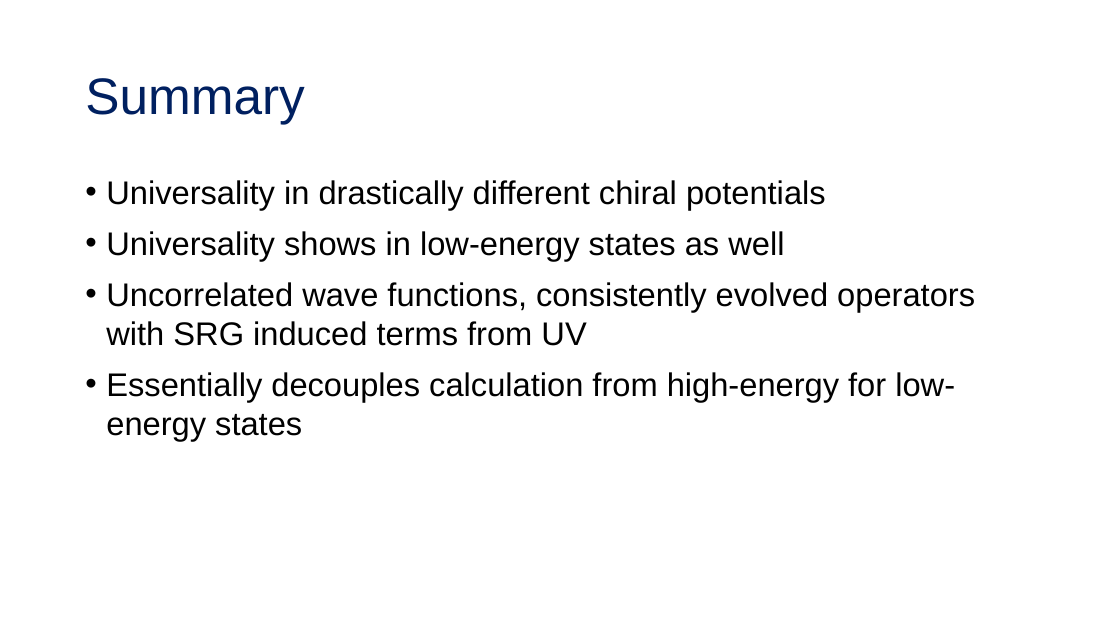
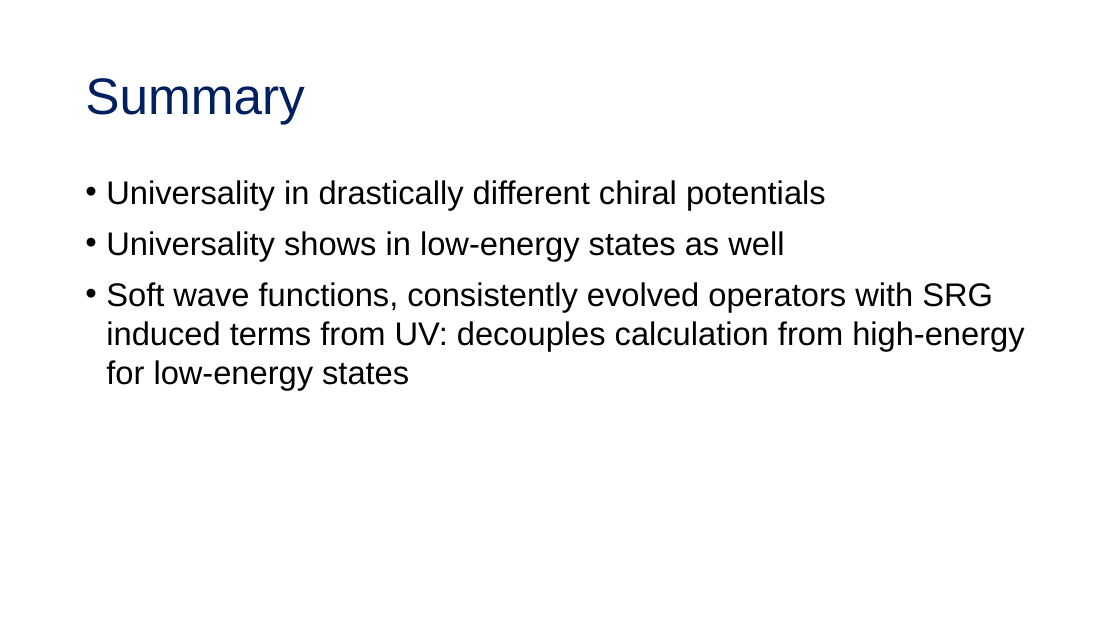
Before and after one commit to tropiano4/tropiano-srg, a slide deck: slide 19 of Presentations/NUCLEI_June2020/tropiano_nuclei_2020.pptx (slide 15 before the commit). Drawn at 1120x630 pixels with LibreOffice and Linux fonts; fonts in the diff are those of the drawing. Boxes give left, top, right and bottom in pixels: in the first picture for what was removed or moved away, otherwise in the second. Text is boxed around its words. In the diff, an @@ line names an element or a change of style, - is before the commit and + after.

```diff
--- a/Presentations/NUCLEI_June2020/tropiano_nuclei_2020.pptx
+++ b/Presentations/NUCLEI_June2020/tropiano_nuclei_2020.pptx
@@ text at <box>106,282,1024,390</box>: text changed @@
-• Uncorrelated wave functions, consistently evolved operators with SRG induced terms from UV
-• Essentially decouples calculation from high-energy for low-energy states
+• Soft wave functions, consistently evolved operators with SRG induced terms from UV: decouples calculation from high-energy for low-energy states
```
Also in this commit, not shown: 8 other slides changed, 6 slides added, 1 slide removed, 1 other file.
